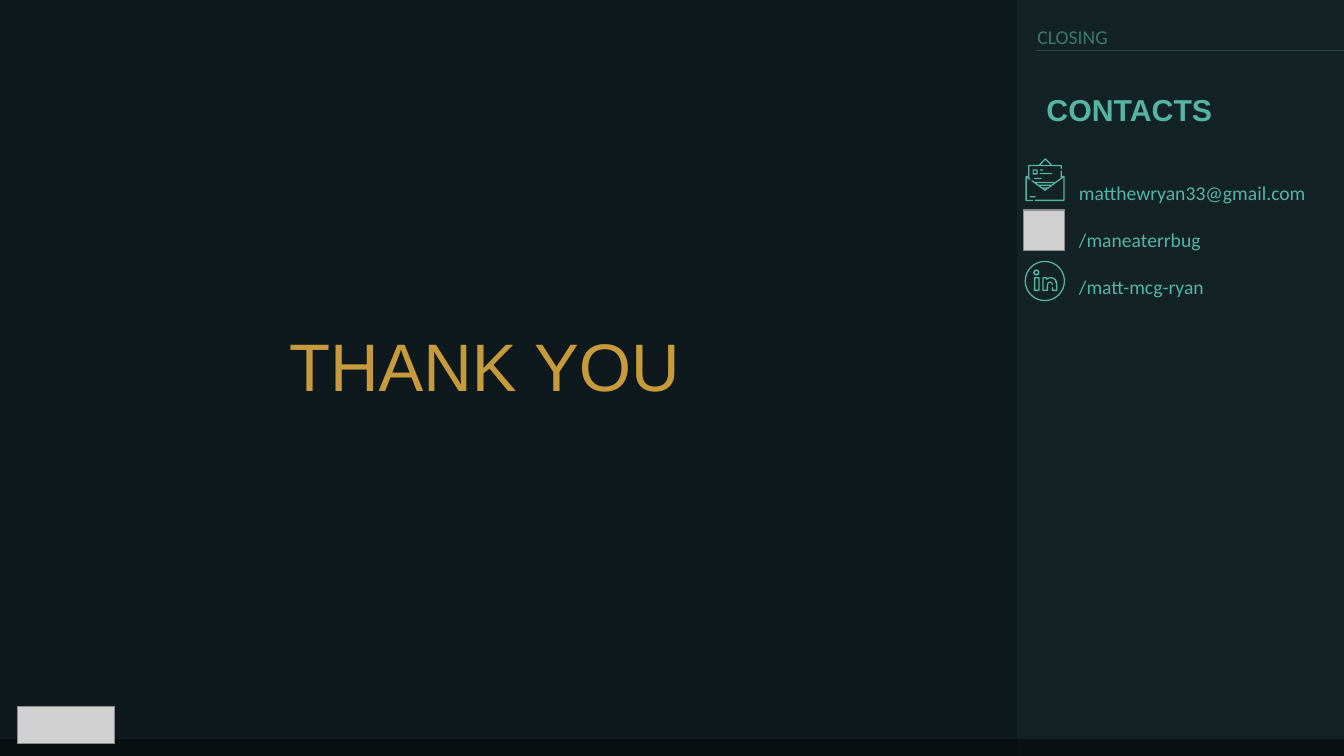
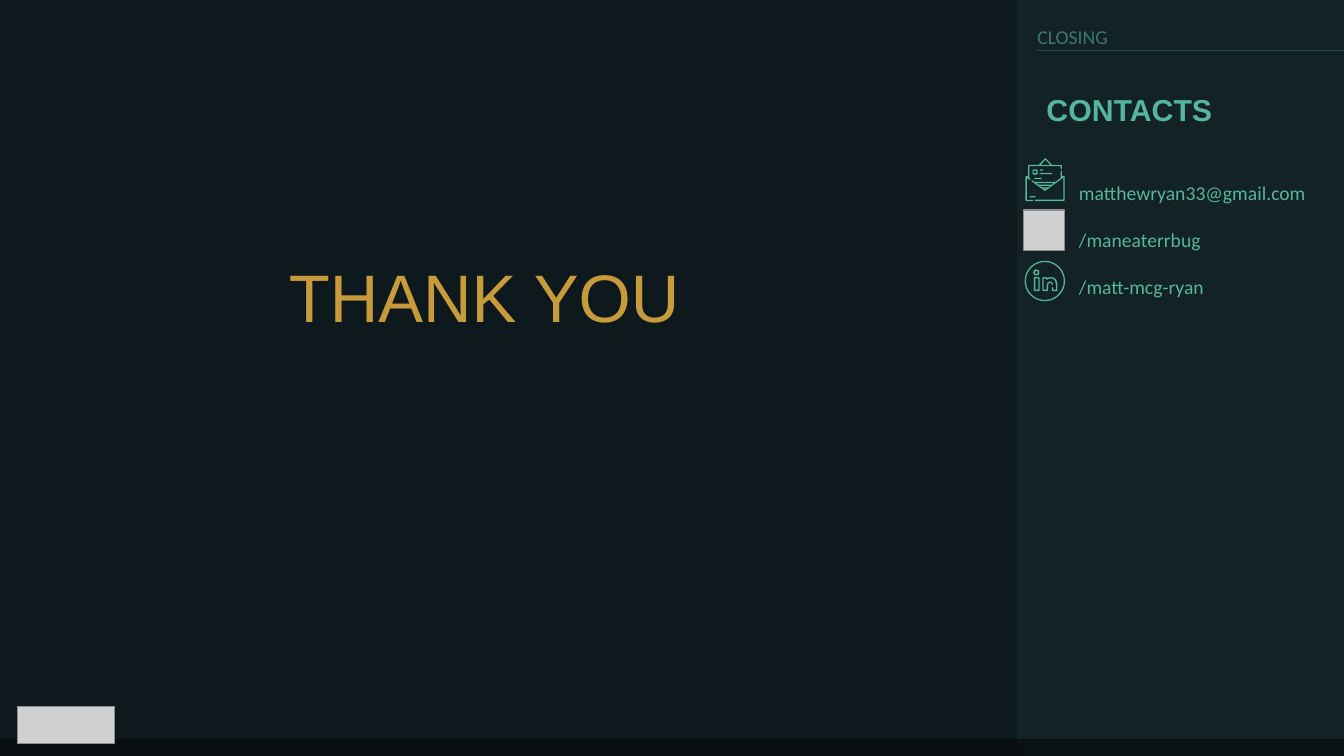
Before and after one commit to maneaterrbug/league_logistic_regression, a slide deck: slide 11 of deliverables/league_final.pptx. Drawn at 1344x756 pixels with LibreOffice and Linux fonts; fonts in the diff are those of the drawing; grey boxes stand for pictures. Boxes give left, top, right and bottom in pixels: in the first picture for what was removed or moved away, otherwise in the second. Text is boxed around its words. In the diff, an @@ line names an element or a change of style, - is before the commit and + after.

```diff
--- a/deliverables/league_final.pptx
+++ b/deliverables/league_final.pptx
@@ text "THANK YOU": place and size @@
-text "THANK YOU" at (289,344,679,392)
+text "THANK YOU" at (289,275,679,323)
```
Also in this commit, not shown: 6 other slides changed.
